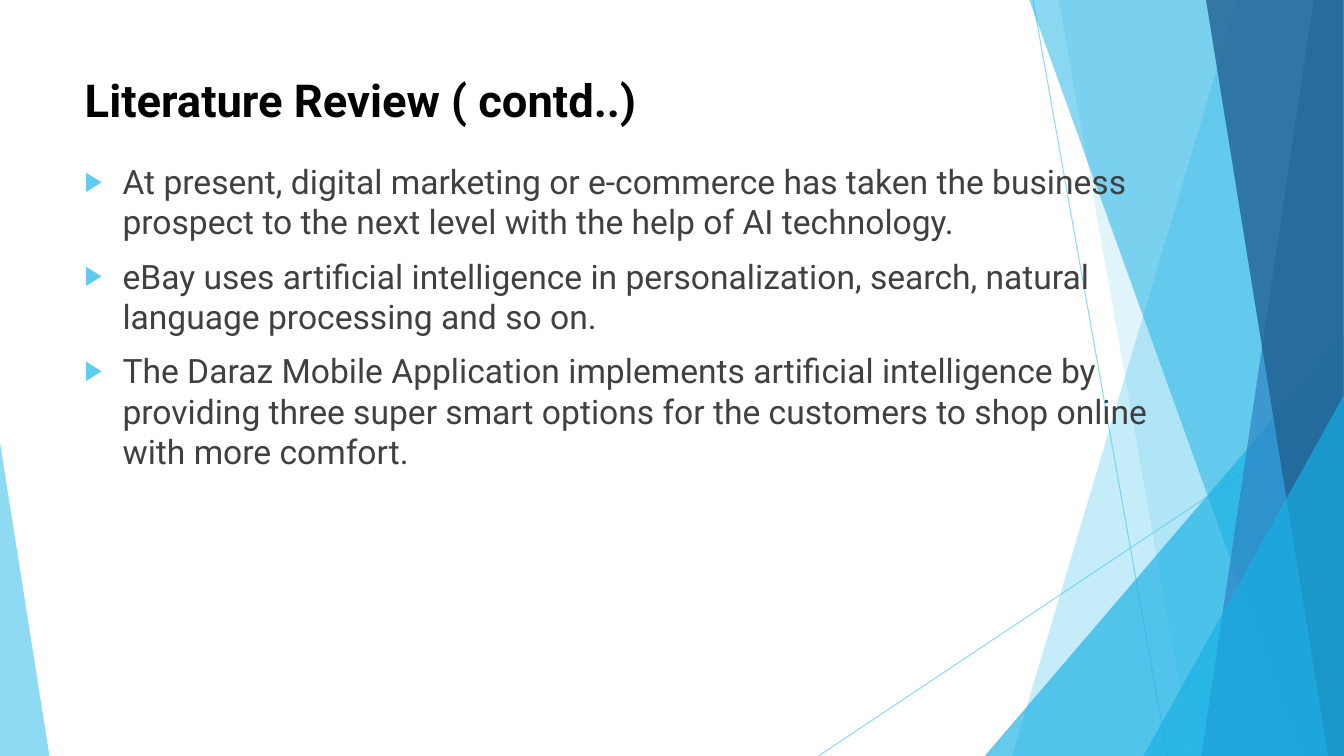
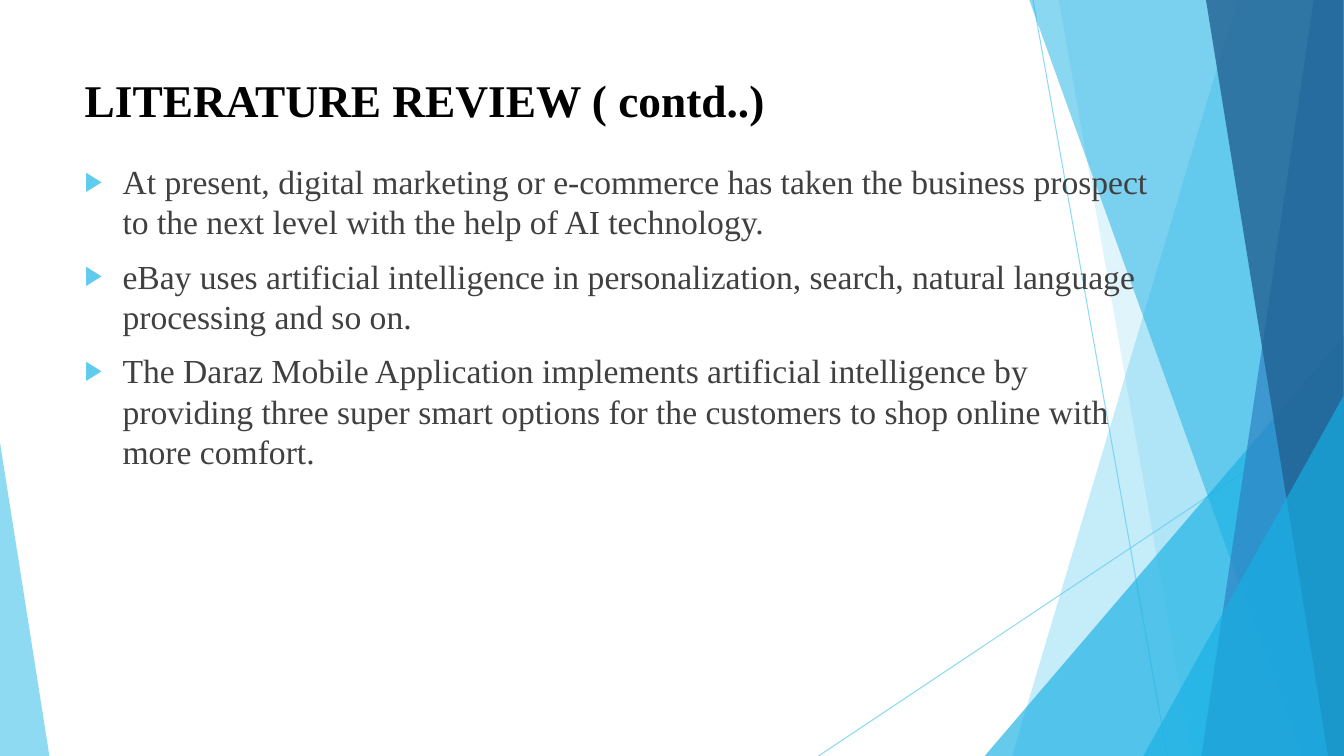
Before and after one commit to KojuOrg/E-Mart-Document, a slide deck: slide 7 of Proposal/Presentation/ProposalSlide.pptx. Drawn at 1344x756 pixels with LibreOffice and Linux fonts; fonts in the diff are those of the drawing. Boxes give left, top, right and bottom in pixels: in the first picture for what was removed or moved away, otherwise in the second. Text is boxed around its words. In the diff, an @@ line names an element or a change of style, - is before the commit and + after.

```diff
--- a/Proposal/Presentation/ProposalSlide.pptx
+++ b/Proposal/Presentation/ProposalSlide.pptx
@@ title at box(85, 85, 764, 126): text changed; font Roboto to Times New Roman @@
-Literature Review ( contd..)
+LITERATURE REVIEW ( contd..)
@@ text "At present, digital marketing or ..." at box(123, 168, 1148, 465): font Roboto to Times New Roman @@
```
Also in this commit, not shown: 12 other slides changed, 1 slide added, 1 slide removed.
